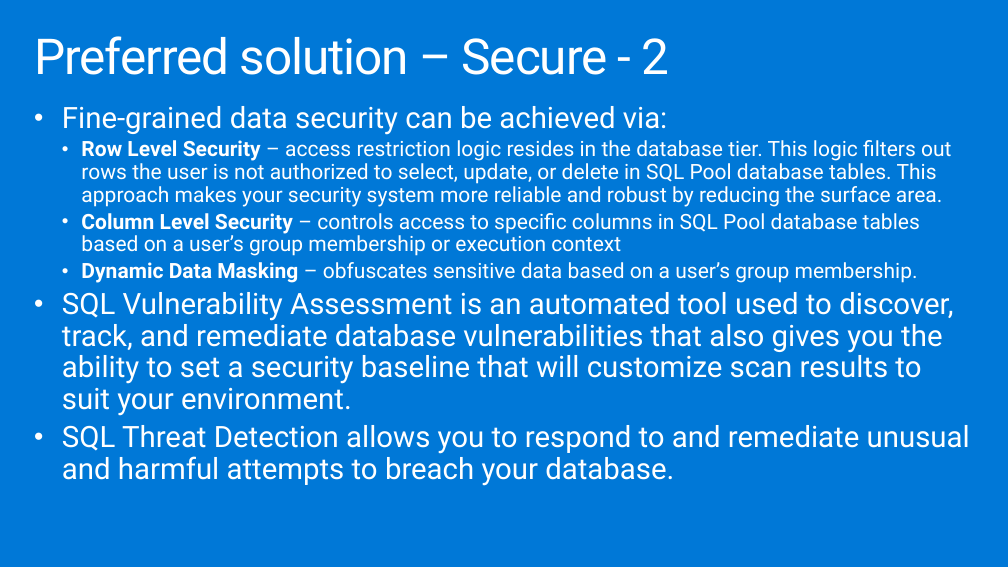
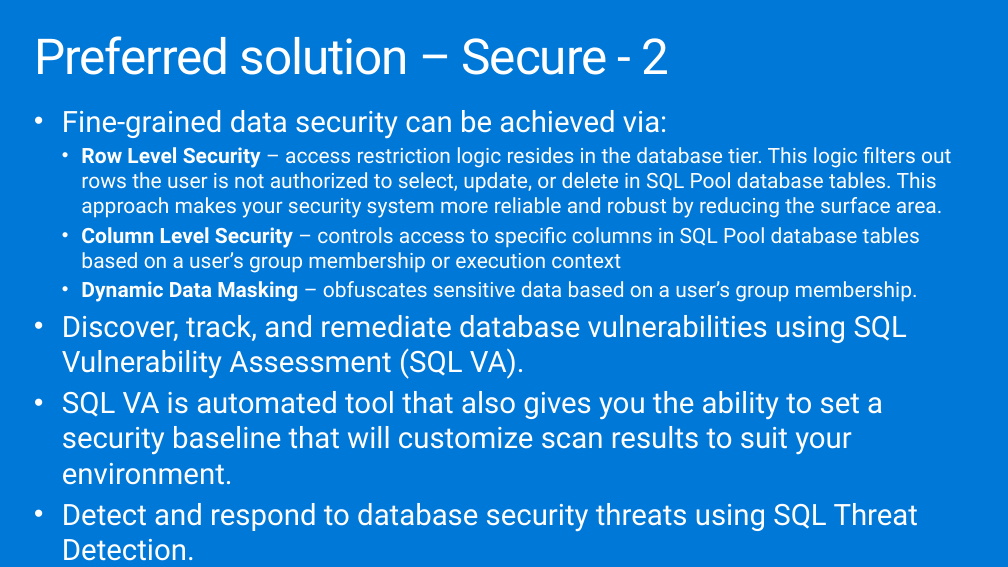
Before and after one commit to joelhulen/MCW-Azure-Synapse-Analytics-end-to-end-solution, a slide deck: slide 29 of Whiteboard design session/WDS trainer presentation - Azure Synapse Analytics end-to-end solution.pptx. Drawn at 1008x567 pixels with LibreOffice and Linux fonts; fonts in the diff are those of the drawing. Boxes give left, top, right and bottom in pixels: in the first picture for what was removed or moved away, otherwise in the second. Text is boxed around its words. In the diff, an @@ line names an element or a change of style, - is before the commit and + after.

```diff
--- a/Whiteboard design session/WDS trainer presentation - Azure Synapse Analytics end-to-end solution.pptx
+++ b/Whiteboard design session/WDS trainer presentation - Azure Synapse Analytics end-to-end solution.pptx
@@ text at <box>62,110,951,302</box>: line spacing 0.9 to 1 @@
@@ text at <box>62,315,919,561</box>: text changed @@
-• SQL Vulnerability Assessment is an automated tool used to discover, track, and remediate database vulnerabilities that also gives you the ability to set a security baseline that will customize scan results to suit your environment.
-• SQL Threat Detection allows you to respond to and remediate unusual and harmful attempts to breach your database.
+• Discover, track, and remediate database vulnerabilities using SQL Vulnerability Assessment (SQL VA).
+• SQL VA is automated tool that also gives you the ability to set a security baseline that will customize scan results to suit your environment.
+• Detect and respond to database security threats using SQL Threat Detection.
```
Also in this commit, not shown: 26 other slides changed, 2 other files.
